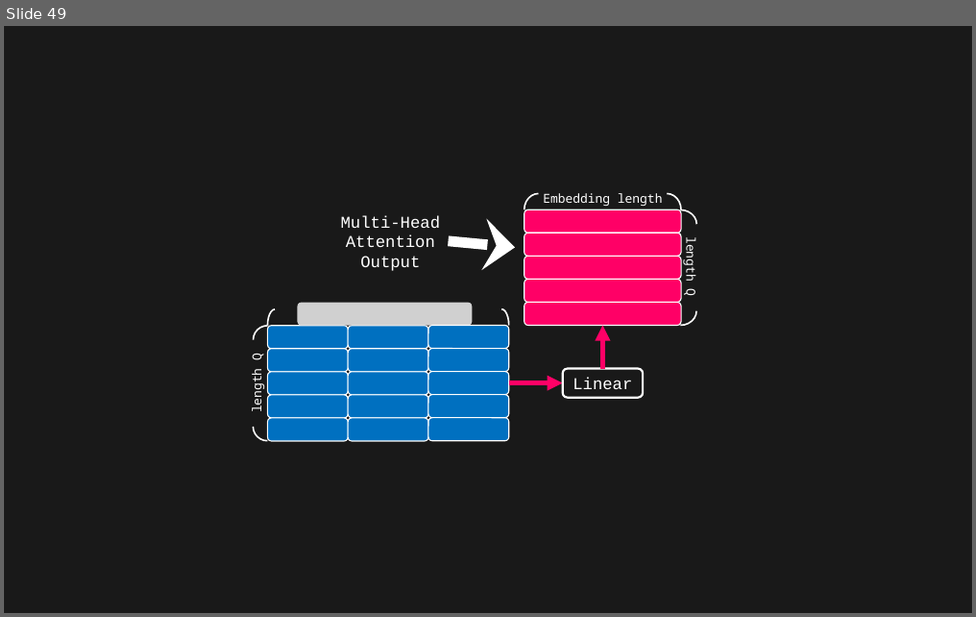
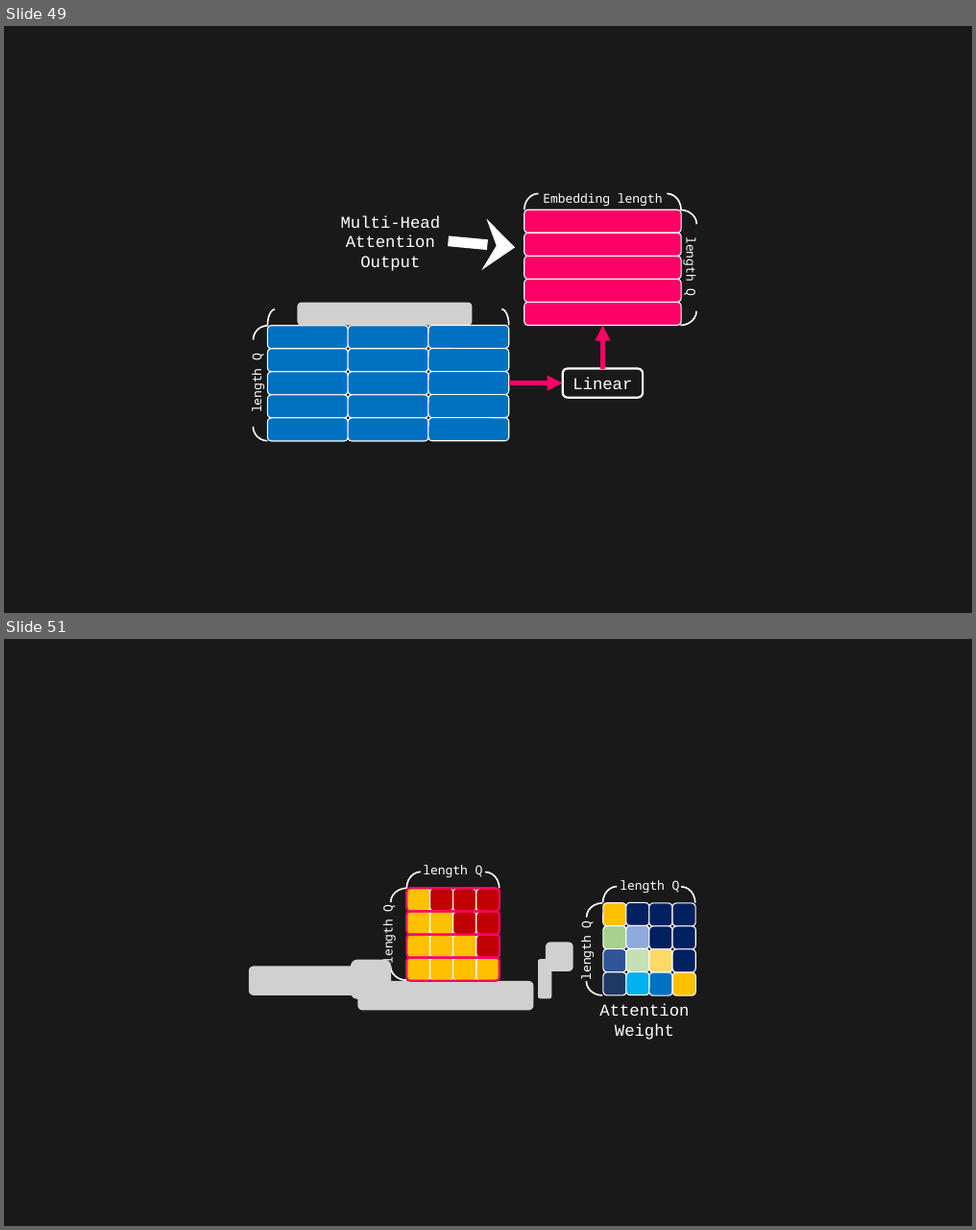
Before and after one commit to toonnyy8/deep-learning-notes, a slide deck: attention-is-all-you-need/image.pptx. Shown one above the other, each under a label of ours: slide 49 before the commit, slides 49 and 51 after it; the slides between them are not shown. The pictures are 976x617 and 976x1230 pixels, drawn with LibreOffice and Linux fonts; fonts in the diff are those of the drawing; grey boxes stand for pictures. Boxes give left, top, right and bottom in pixels: in the first picture for what was removed or moved away, otherwise in the second. Text is boxed around its words. In the diff, an @@ line names an element or a change of style, - is before the commit and + after.

```diff
--- a/attention-is-all-you-need/image.pptx
+++ b/attention-is-all-you-need/image.pptx
@@ slide 51 added at [4,639,972,1226], background #191919 @@
@@ group added at [376,865,499,981]: 17 rounded rectangles, 4 arc (boxed as its full ellipse)s, 1 text @@
+length Q
+length Q
@@ rounded rectangle added at [406,888,499,911], outline #FF0066 4 pt @@
@@ rounded rectangle added at [406,911,499,934], outline #FF0066 4 pt @@
@@ group added at [574,880,695,995]: 17 rounded rectangles, 4 arc (boxed as its full ellipse)s, 1 text @@
+length Q
+length Q
@@ rounded rectangle added at [406,935,499,958], outline #FF0066 4 pt @@
@@ picture added at [545,941,573,971] @@
@@ picture added at [249,965,375,995] @@
@@ picture added at [351,960,391,999] @@
@@ picture added at [357,981,533,1010] @@
@@ rounded rectangle added at [406,958,499,981], outline #FF0066 4 pt @@
@@ picture added at [538,959,551,998] @@
@@ text added at [599,1004,688,1039], 32 pt, text #FFFFFF @@
+Attention
+Weight
```
Also in this commit, not shown: 2 other slides added, 6 other files.
